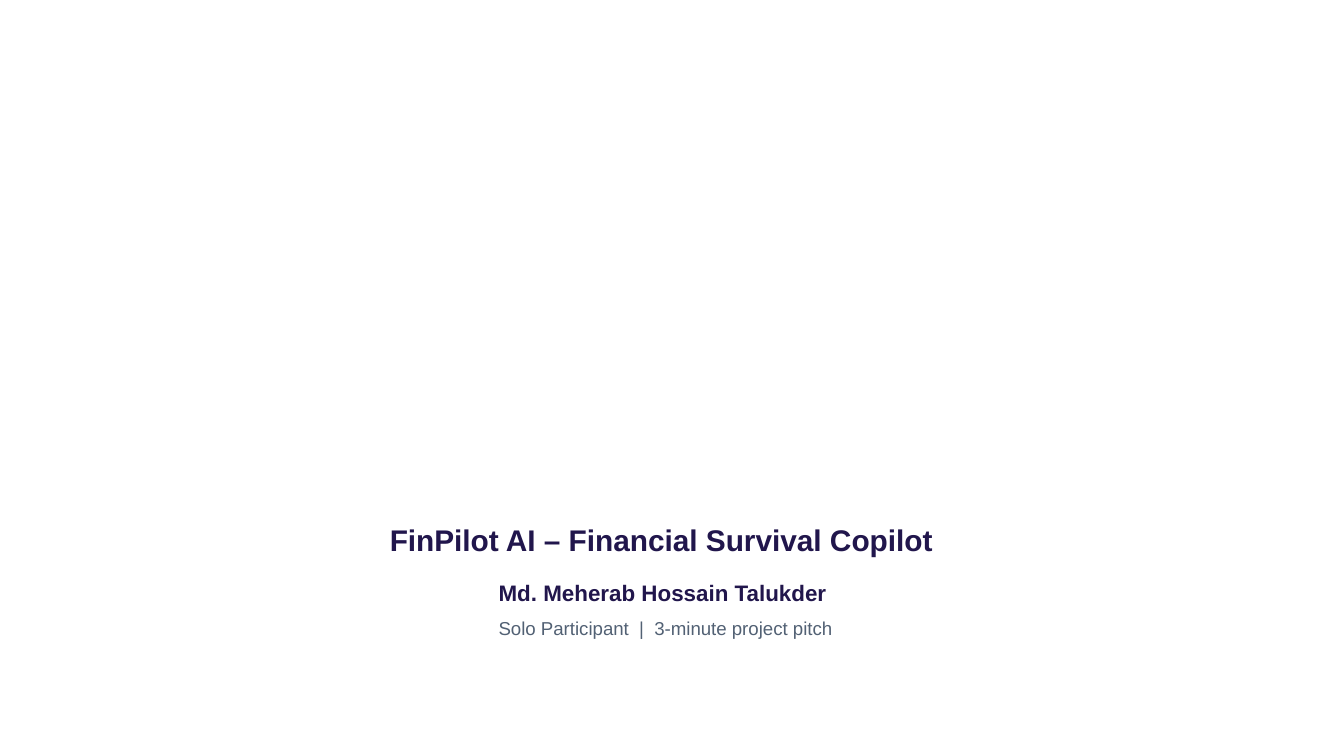
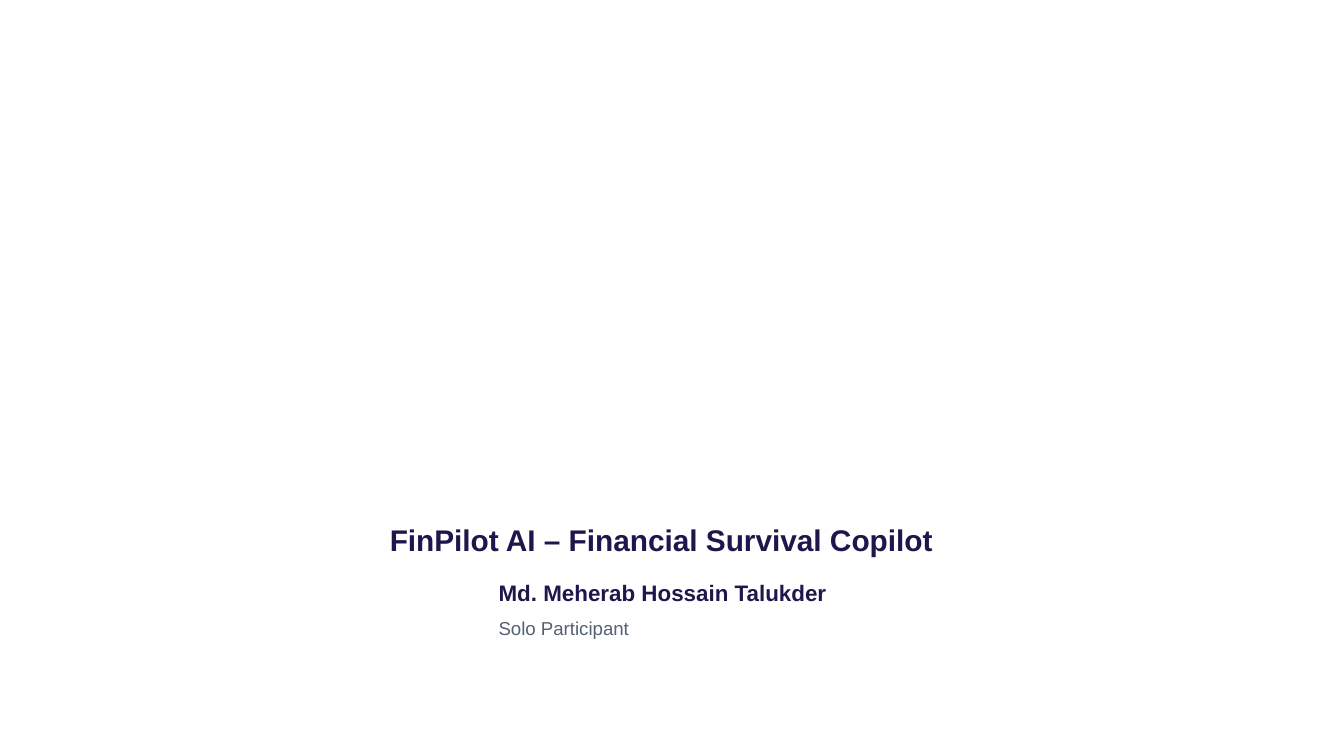
Before and after one commit to meherabmehu/finpilot-ai-sme-copilot, a slide deck: slide 1 of static/submission/FinPilot_AI_Official_Template_3min.pptx. Drawn at 1344x756 pixels with LibreOffice and Linux fonts; fonts in the diff are those of the drawing; background and template pictures are left out. Boxes give left, top, right and bottom in pixels: in the first picture for what was removed or moved away, otherwise in the second. Text is boxed around its words. In the diff, an @@ line names an element or a change of style, - is before the commit and + after.

Commit message:
docs: refresh presentation files with Solo Participant label [skip deploy]

```diff
--- a/static/submission/FinPilot_AI_Official_Template_3min.pptx
+++ b/static/submission/FinPilot_AI_Official_Template_3min.pptx
@@ text at (x1=499, y1=621, x2=629, y2=639): text changed @@
-Solo Participant | 3-minute project pitch
+Solo Participant
```
Also in this commit, not shown: 1 other file.
